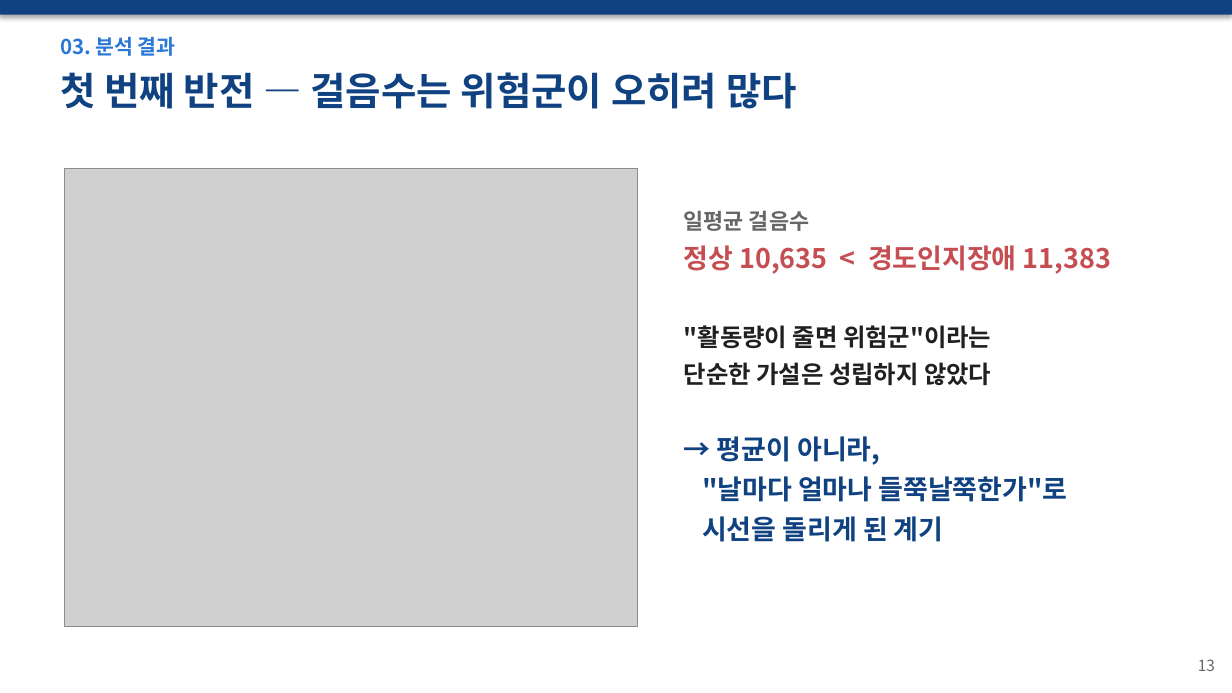
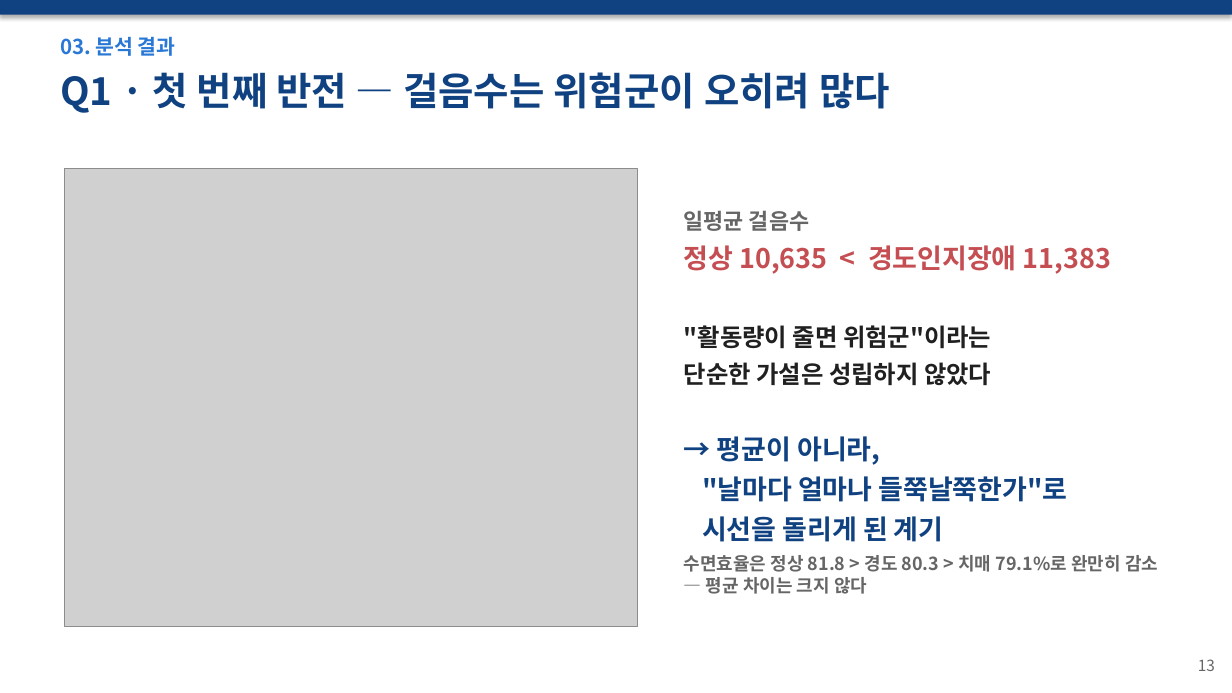
Before and after one commit to wpalswpa/dementia-screening, a slide deck: slide 13 of 발표자료_최종본_v6.pptx. Drawn at 1232x693 pixels with LibreOffice and Linux fonts; fonts in the diff are those of the drawing; grey boxes stand for pictures. Boxes give left, top, right and bottom in pixels: in the first picture for what was removed or moved away, otherwise in the second. Text is boxed around its words. In the diff, an @@ line names an element or a change of style, - is before the commit and + after.

Commit message:
발표자료: 분석 결과 3장에 Q1~Q3 라벨 + Q1-Q2-Q3 순서 정렬 + Q1 수면 차이 보강

```diff
--- a/발표자료_최종본_v6.pptx
+++ b/발표자료_최종본_v6.pptx
@@ text at (x1=60, y1=72, x2=890, y2=113): text changed @@
-첫 번째 반전 — 걸음수는 위험군이 오히려 많다
+Q1 · 첫 번째 반전 — 걸음수는 위험군이 오히려 많다
@@ text at (x1=684, y1=555, x2=1158, y2=594): paragraph added @@
+수면효율은 정상 81.8 > 경도 80.3 > 치매 79.1%로 완만히 감소 — 평균 차이는 크지 않다
```
Also in this commit, not shown: 2 other slides changed.
